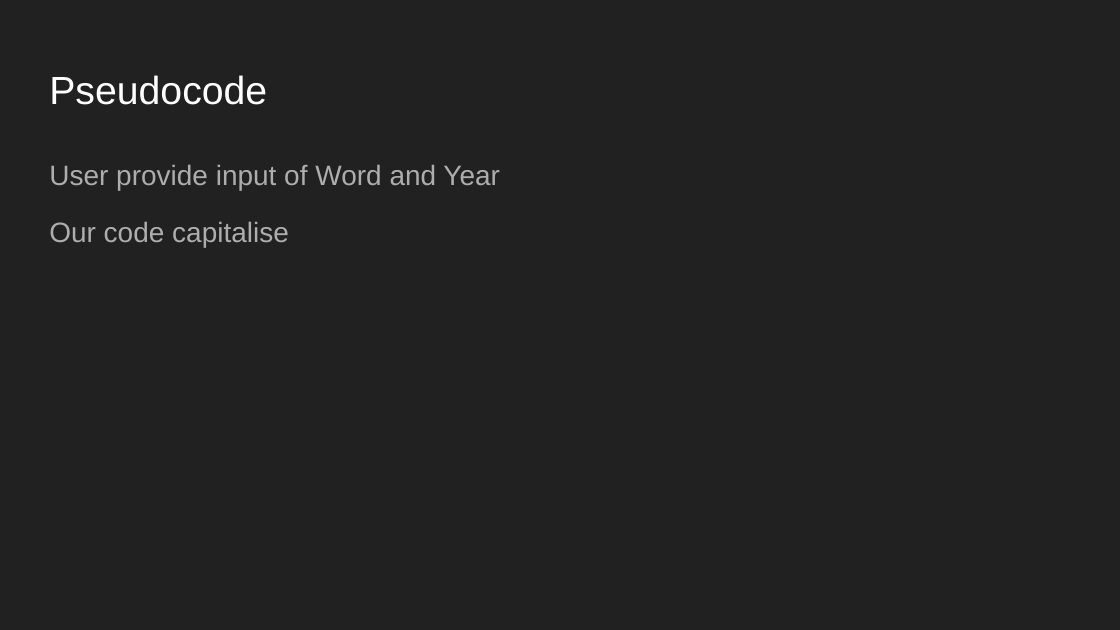
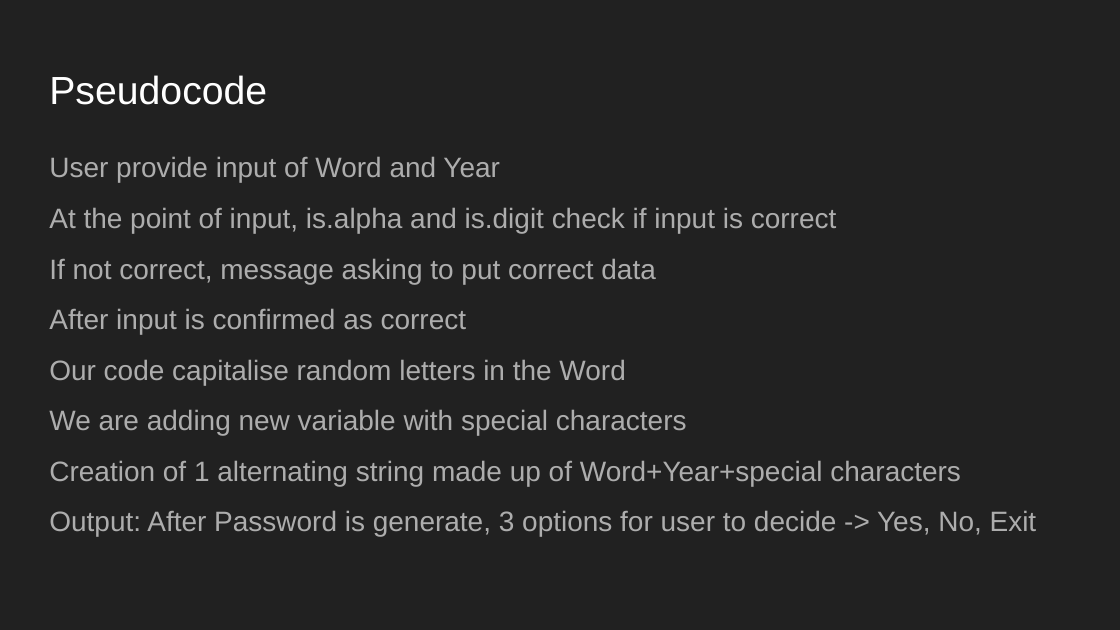
Before and after one commit to Borysdb/Professional_Projects, a slide deck: slide 7 of Presentation_Python_Password_Generator.pptx (slide 4 before the commit). Drawn at 1120x630 pixels with LibreOffice and Linux fonts; fonts in the diff are those of the drawing. Boxes give left, top, right and bottom in pixels: in the first picture for what was removed or moved away, otherwise in the second. Text is boxed around its words. In the diff, an @@ line names an element or a change of style, - is before the commit and + after.

```diff
--- a/Presentation_Python_Password_Generator.pptx
+++ b/Presentation_Python_Password_Generator.pptx
@@ text at <box>49,156,500,183</box>: line spacing 1.15 to 0.95 @@
@@ text at <box>49,207,1037,537</box>: text changed @@
-Our code capitalise
+At the point of input, is.alpha and is.digit check if input is correct
+If not correct, message asking to put correct data
+After input is confirmed as correct
+Our code capitalise random letters in the Word
+We are adding new variable with special characters
+Creation of 1 alternating string made up of Word+Year+special characters
+Output: After Password is generate, 3 options for user to decide -> Yes, No, Exit
```
Also in this commit, not shown: 1 other slide changed, 3 slides added.
